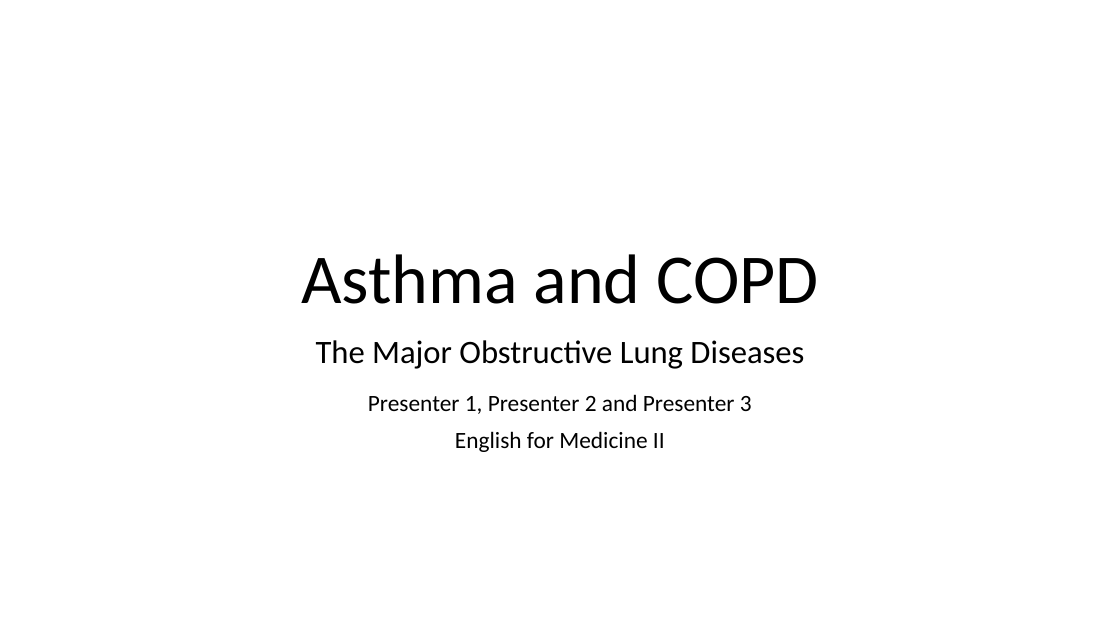
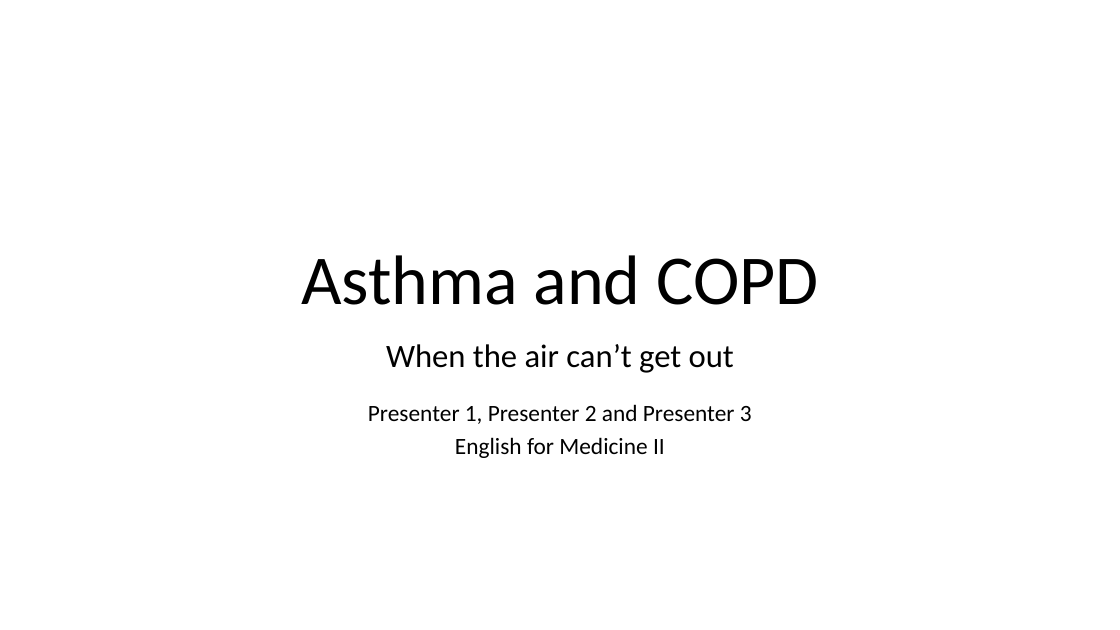
Before and after one commit to mrm145/Claude-CoWorkNotCode, a slide deck: slide 1 of Asthma_and_COPD_Presentation.pptx. Drawn at 1120x630 pixels with LibreOffice and Linux fonts; fonts in the diff are those of the drawing. Boxes give left, top, right and bottom in pixels: in the first picture for what was removed or moved away, otherwise in the second. Text is boxed around its words. In the diff, an @@ line names an element or a change of style, - is before the commit and + after.

```diff
--- a/Asthma_and_COPD_Presentation.pptx
+++ b/Asthma_and_COPD_Presentation.pptx
@@ text at (386, 344, 734, 373): text changed @@
-The Major Obstructive Lung Diseases
+When the air can’t get out
@@ text at (368, 404, 752, 458): line spacing 0.9 to 1; less space between paragraphs @@
```
Also in this commit, not shown: 13 other slides changed, 11 slides added, 9 slides removed, 1 other file.
